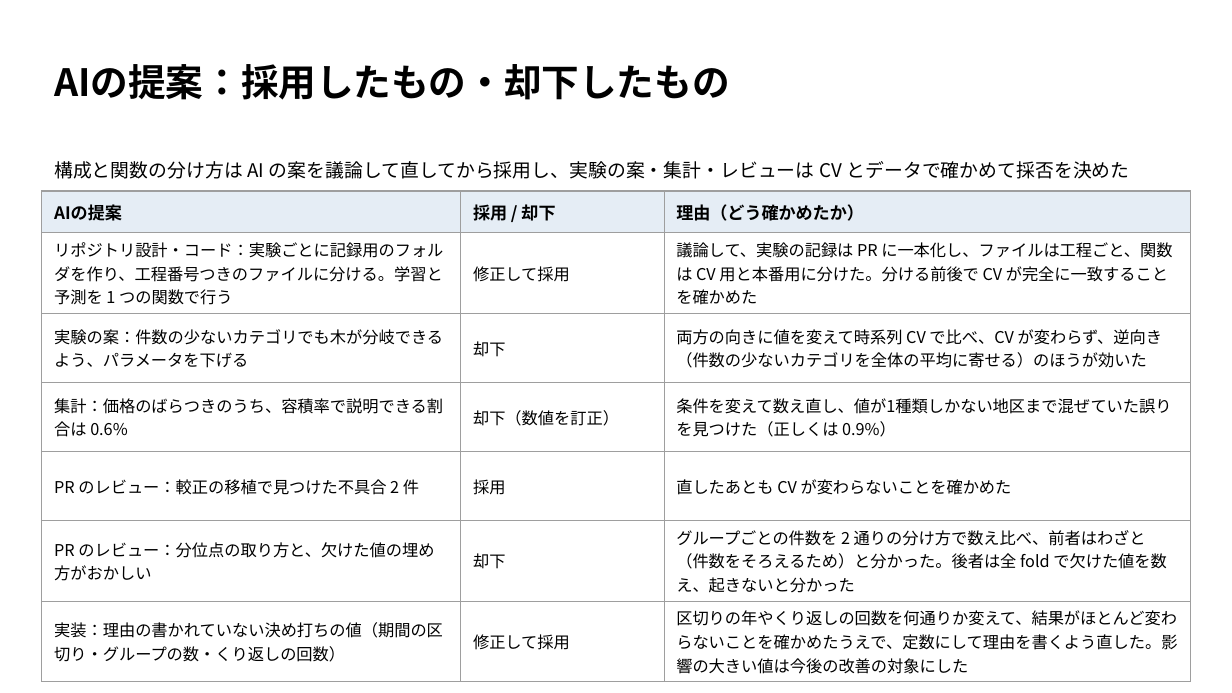
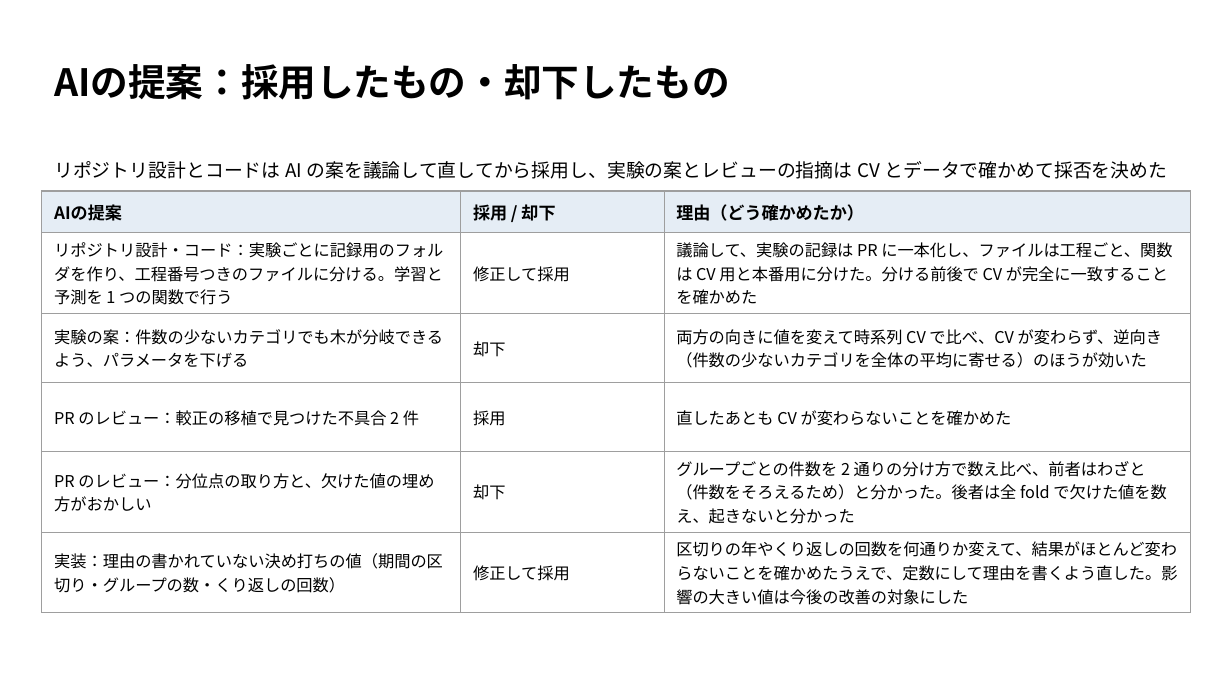
Before and after one commit to TaisukeFujise/condominium-price-pred, a slide deck: slide 4 of slides/midterm/midterm.pptx. Drawn at 1232x693 pixels with LibreOffice and Linux fonts; fonts in the diff are those of the drawing. Boxes give left, top, right and bottom in pixels: in the first picture for what was removed or moved away, otherwise in the second. Text is boxed around its words. In the diff, an @@ line names an element or a change of style, - is before the commit and + after.

```diff
--- a/slides/midterm/midterm.pptx
+++ b/slides/midterm/midterm.pptx
@@ text at [54,161,1167,179]: text changed @@
-構成と関数の分け方は AI の案を議論して直してから採用し、実験の案・集計・レビューは CV とデータで確かめて採否を決めた
+リポジトリ設計とコードは AI の案を議論して直してから採用し、実験の案とレビューの指摘は CV とデータで確かめて採否を決めた
@@ table at [42,191,1190,609] @@
-row 4: 集計：価格のばらつきのうち、容積率で説明できる割合は 0.6% | 却下（数値を訂正） | 条件を変えて数え直し、値が1種類しかない地区まで混ぜていた誤りを見つけた（正しくは 0.9%）
```
Also in this commit, not shown: 2 other files.
